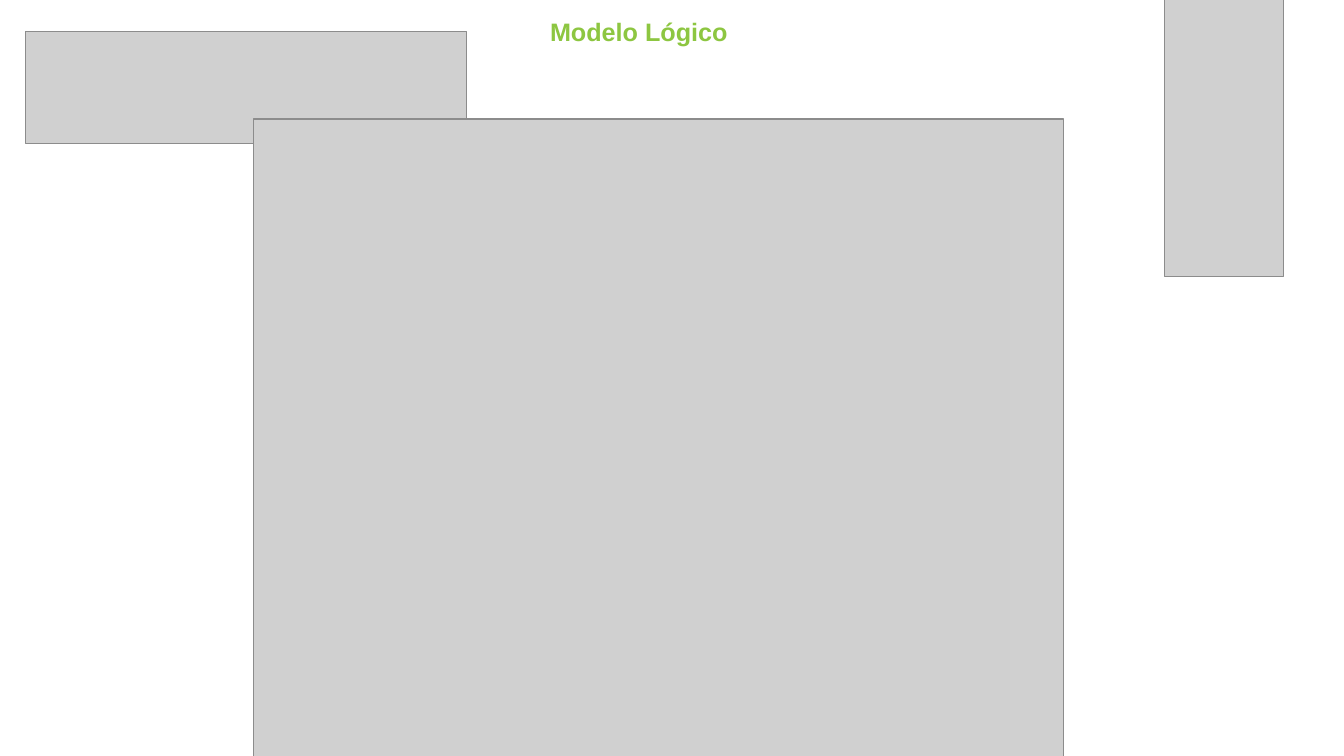
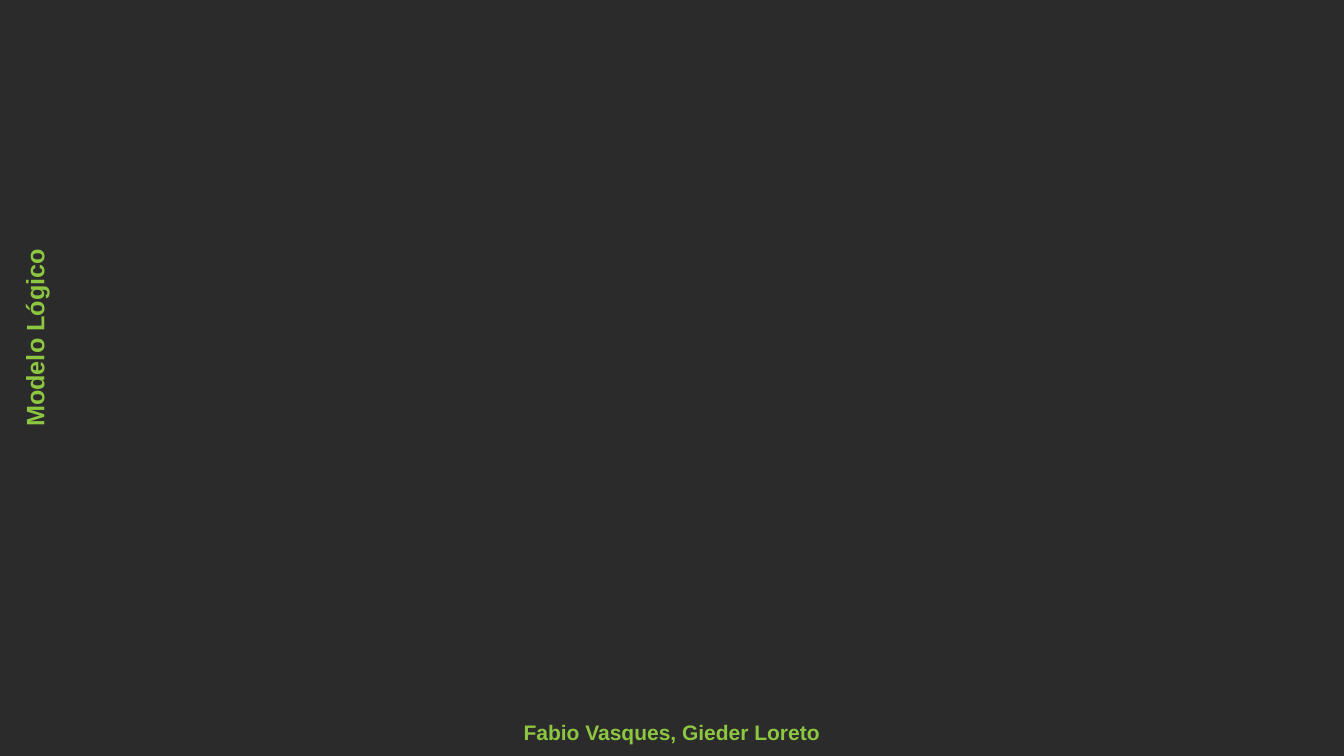
Before and after one commit to fabioportovasques/projeto-sus, a slide deck: slide 5 of segunda entrega/segunda entrega.pptx. Drawn at 1344x756 pixels with LibreOffice and Linux fonts; fonts in the diff are those of the drawing; grey boxes stand for pictures; background and template pictures are left out; a plain dark background stands for a picture behind light text. Boxes give left, top, right and bottom in pixels: in the first picture for what was removed or moved away, otherwise in the second. Text is boxed around its words. In the diff, an @@ line names an element or a change of style, - is before the commit and + after.

Commit message:
Alteração modelo segunda entrega e criação página home.php

```diff
--- a/segunda entrega/segunda entrega.pptx
+++ b/segunda entrega/segunda entrega.pptx
@@ background #FFFFFF to picture (left out) @@
@@ text "Modelo Lógico" moved from (x1=550, y1=22, x2=727, y2=47) to (x1=22, y1=257, x2=50, y2=425) @@
@@ text "Modelo Lógico" at (x1=22, y1=257, x2=50, y2=425): rotation 0 to 270 degrees @@
@@ picture removed at (x1=1165, y1=0, x2=1284, y2=276) @@
@@ picture removed at (x1=26, y1=31, x2=467, y2=143) @@
@@ picture removed at (x1=254, y1=119, x2=1064, y2=756) @@
@@ text added at (x1=524, y1=725, x2=819, y2=744), 15 pt, text #8DC641, bold @@
+Fabio Vasques, Gieder Loreto
```
Also in this commit, not shown: 3 other slides changed, 5 other files.
